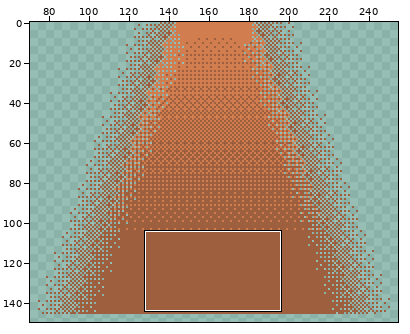
One commit to this sprite sheet: Assets/Sprites/Bar/BarLight.png. The first picture is a wide view before the edit; the outline marks the close-up.
Close-up. Earlier state:
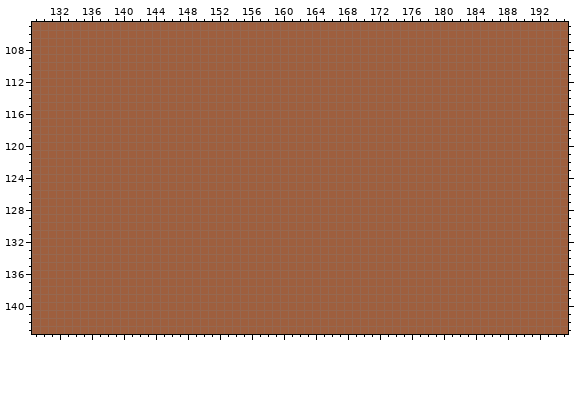
The file is 320x180 pixels. Shown: x 129..195, y 105..143. The wide view leaves out empty margins.
Once edited:
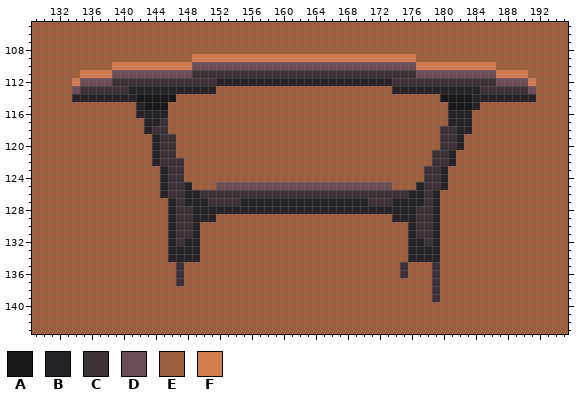
Palette (. is transparent): A #18171a  B #252228  C #3c3238  D #6d4d55  E #9e5f3e  F #d17d4f
From old to new:
Changed rows in their new state; - is an unchanged pixel.
first column x 134:
109 ---------------FFFFFFFFFFFFFFFFFFFFFFFFFFFF---------------
110 -----FFFFFFFFFFDDDDDDDDDDDDDDDDDDDDDDDDDDDDFFFFFFFFFF-----
111 -FFFFDDDDDDDDDDCCCCCCCCCCCCCCCCCCCCCCCCCCCCDDDDDDDDDDFFFF-
112 FDDDDCCCCCCCCCCCCCBBBBBBBBBBBBBBBBBBBBBBCCCCCCCCCCCCCDDDDF
113 DCCCCCCBBBBBBBBBBB----------------------BBBBBBBBBBBCCCCCCD
114 BBBBBBBBAAAAA---------------------------------AAAABBBBBBBB
115 --------BAAA-----------------------------------AAAB-------
116 --------BBBB-----------------------------------BBB--------
117 ---------BBC-----------------------------------BBB--------
118 ---------BCC----------------------------------CCBB--------
119 ----------BCC---------------------------------CCB---------
120 ----------BCC---------------------------------CCB---------
121 ----------BCC--------------------------------CCB----------
122 ----------BCCC-------------------------------CCB----------
123 -----------BCC------------------------------CCB-----------
124 -----------BCC------------------------------CCB-----------
125 -----------BCCB---DDDDDDDDDDDDDDDDDDDDDD---BCCB-----------
126 -----------BCCBBCCCCCCCCCCCCCCCCCCCCCCCCCCBBCB------------
127 ------------BCBBBCCCCBBBBBBBBBBBBBBBBCCCBBBBCB------------
128 ------------BCCBBBBBBBBBBBBBBBBBBBBBBBBBBBBCCB------------
129 ------------BCCBBB----------------------BBBCCB------------
130 ------------BCCB--------------------------BCCB------------
131 ------------BCCB--------------------------BCCB------------
132 ------------BCBB--------------------------BBCB------------
133 ------------BBBB--------------------------BBBB------------
134 ------------BBBB--------------------------BBBB------------
135 -------------C---------------------------C---C------------
136 -------------C---------------------------C---C------------
137 -------------C-------------------------------C------------
138 ---------------------------------------------C------------
139 ---------------------------------------------C------------
Boxes around the changes in both close-ups, in picture pixels (x1, y1, x2, y2):
changed: (72, 54, 536, 302)
